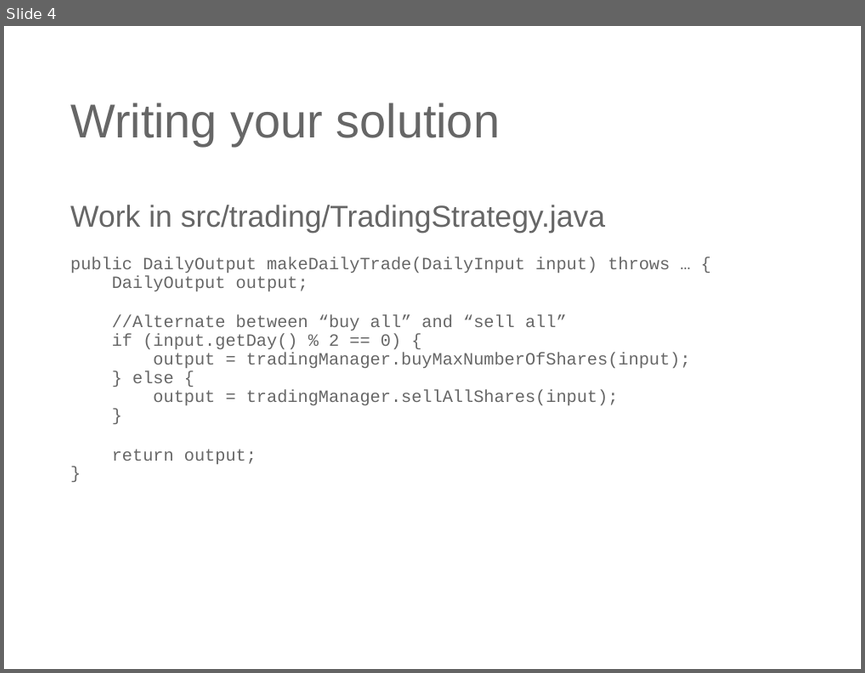
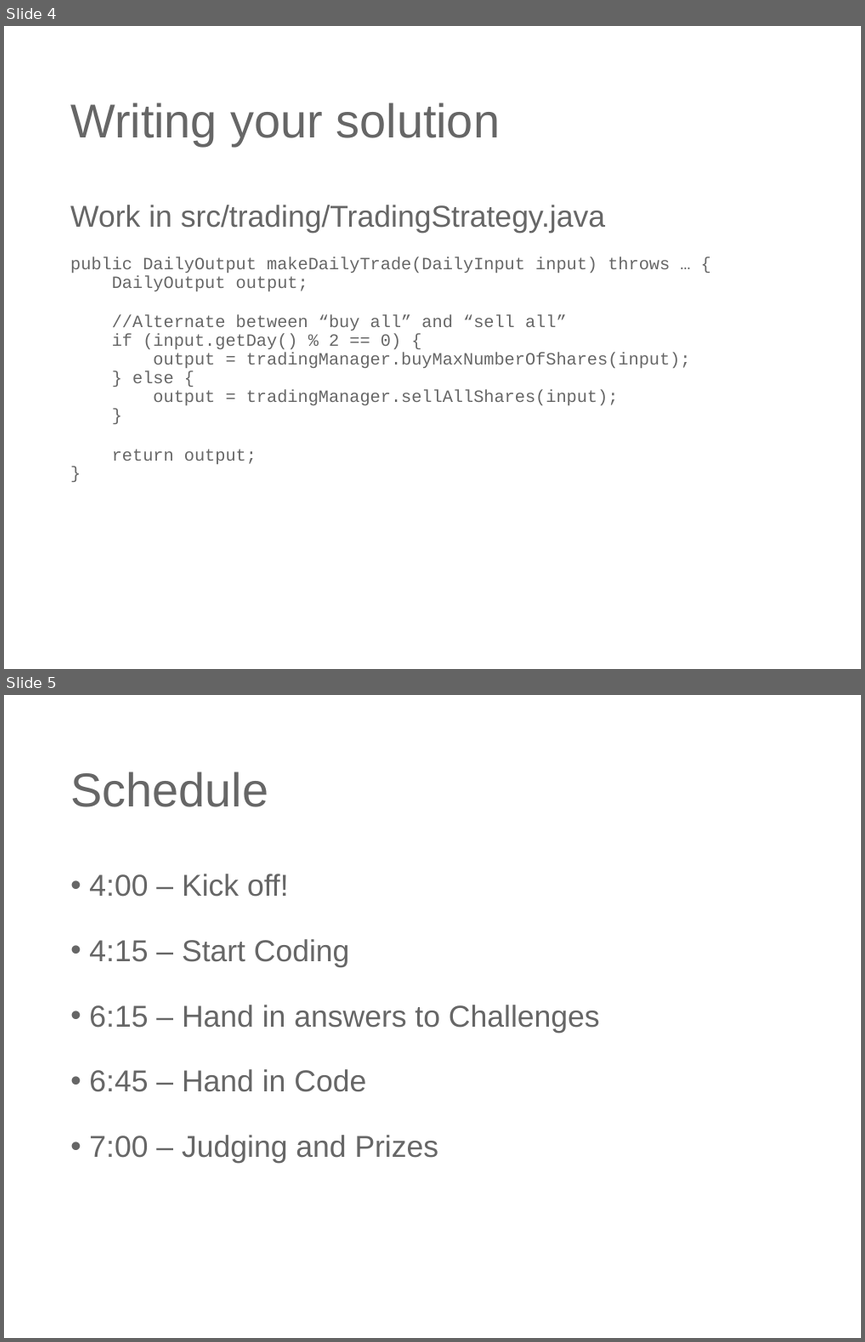
Before and after one commit to tpkelly/Hackathon, a slide deck: spec/Hackathon.pptx. Shown one above the other, each under a label of ours: slide 4 before the commit, slides 4 and 5 after it. The pictures are 865x673 and 865x1342 pixels, drawn with LibreOffice and Linux fonts; fonts in the diff are those of the drawing; background and template pictures are left out. Boxes give left, top, right and bottom in pixels: in the first picture for what was removed or moved away, otherwise in the second. Text is boxed around its words. In the diff, an @@ line names an element or a change of style, - is before the commit and + after.

Commit message:
Add "Schedule" slide
Adds the schedule for the day, with start/end times and judging.

```diff
--- a/spec/Hackathon.pptx
+++ b/spec/Hackathon.pptx
@@ slide 5 added at <box>4,695,861,1338</box>, background #FFFFFF @@
@@ text added at <box>70,771,268,807</box>, 44 pt, text #666666 @@
+Schedule
@@ text added at <box>89,873,600,1163</box>, 28 pt, text #666666 @@
+• 4:00 – Kick off!
+• 4:15 – Start Coding
+• 6:15 – Hand in answers to Challenges
+• 6:45 – Hand in Code
+• 7:00 – Judging and Prizes
```
Also in this commit, not shown: 1 other file.
